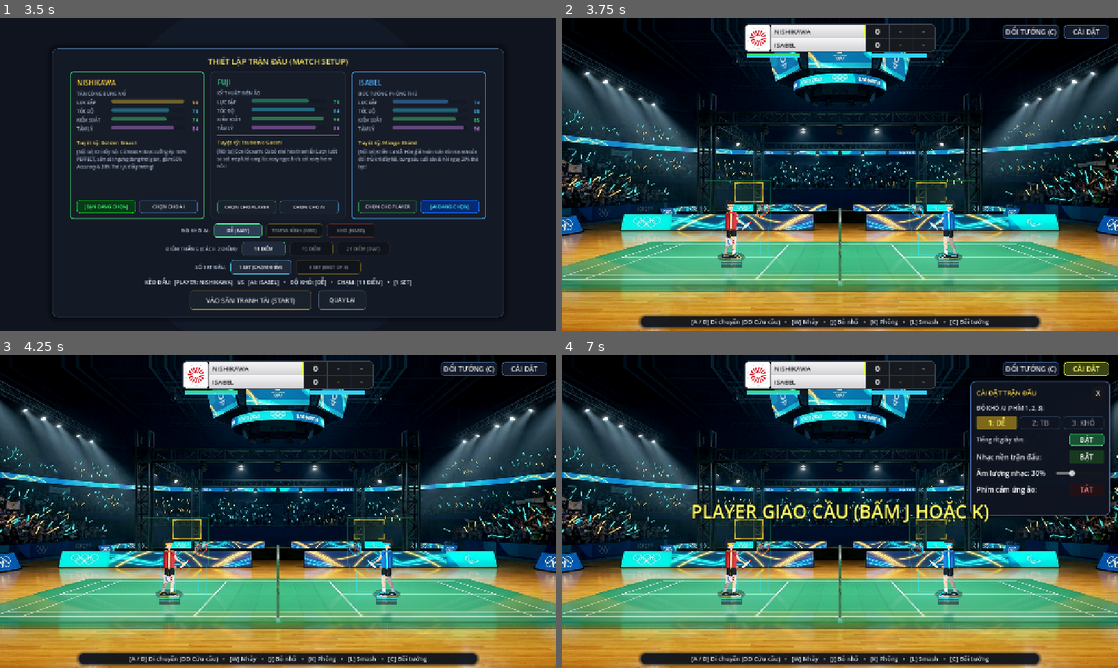
Above: before the commit, frames 1-4 (two rows, left to right).
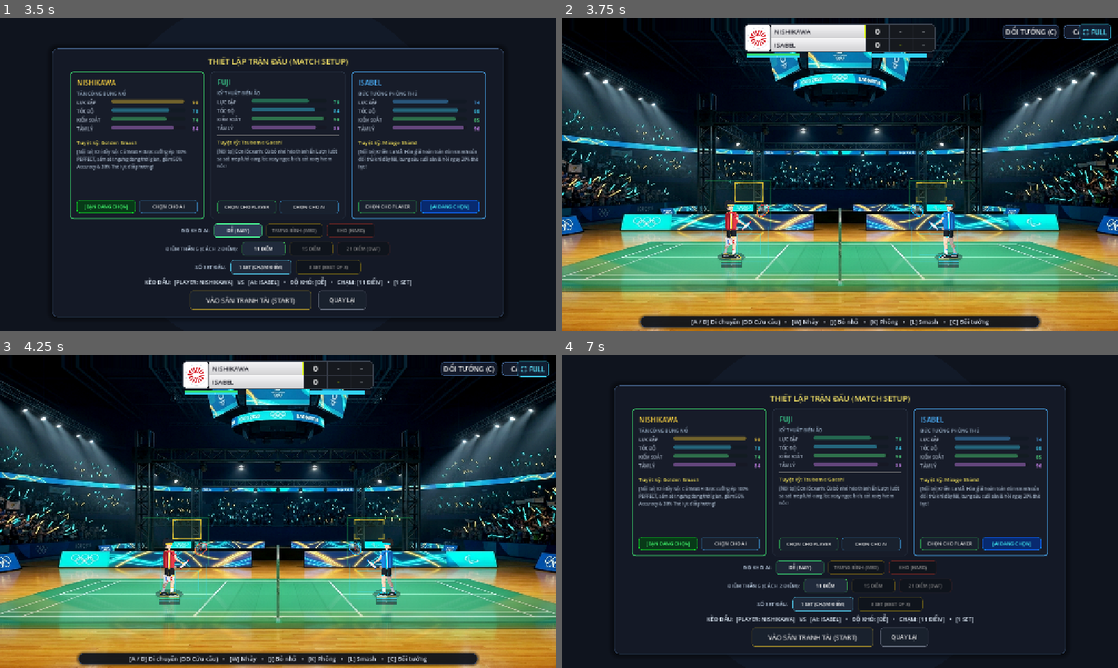
Above: after the commit, the same moments.

Repository: Lurz0205/kaiser-shuttle
Game: Godot game, scene res://scenes/Main.tscn
Same seed, same stepped clock (60 frames per second), same inputs: the game is played once before the commit and once after it.
Inputs (mouse positions are in pixels of both pictures, inside the frame that each line leads up to):
- Up to frame 1 (3.5 s): click (533, 30) at 0.5 s, where only the run after the commit has a clickable "⛶ FULL"; click "BẮT ĐẦU TRANH TÀI (VS AI)" at 1.25 s; click "DỄ (EASY)" at 2 s; click "DỄ (EASY)" at 2.75 s
- Up to frame 2 (3.75 s): click "VÀO SÂN TRANH TÀI (START)" at 3.5 s
- Up to frame 3 (4.25 s): no input
- Up to frame 4 (7 s): click "ĐỔI TƯỚNG (C)" at 4.25 s; click "VÀO SÂN TRANH TÀI (START)" at 5 s; click "CÀI ĐẶT" at 5.75 s; click "1: DỄ" (after the commit: "ĐỔI TƯỚNG (C)") at 6.5 s

Frame 1 is identical in both runs. In frame 2, 0.2% of the frame differs, in the area x 31-99%, y 1-76%; in frame 3, 0.2%; in frame 4, 65%, in the area x 0-100%, y 0-100%.

Commit message:
Balance characters, add low-smash speed bonus, limit Nishikawa damage to Boom Smash, reduce Isabel reflect to 10%, and enable Mobile PWA Install & Fullscreen

Diff:
--- a/scripts/core/character_stats.gd
+++ b/scripts/core/character_stats.gd
@@ -348,10 +348,10 @@
 	s.character_name = "Nishikawa (Tia chớp vàng)"
 	s.special_skill_id = "golden_smash"
 	s.special_skill_name = "Golden Smash"
-	s.power = 98.0
+	s.power = 96.0
 	s.agility = 78.0
-	s.control = 74.0
-	s.composure = 84.0
+	s.control = 75.0
+	s.composure = 82.0
 	return s
 
 static func create_fuji() -> Resource:
@@ -360,10 +360,10 @@
 	s.character_name = "Fuji (Cơn lốc xanh)"
 	s.special_skill_id = "tsubame_gaeshi"
 	s.special_skill_name = "Tsubame Gaeshi"
-	s.power = 76.0
-	s.agility = 84.0
+	s.power = 78.0
+	s.agility = 86.0
 	s.control = 96.0
-	s.composure = 86.0
+	s.composure = 85.0
 	return s
 
 static func create_wall() -> Resource:
@@ -372,9 +372,9 @@
 	s.character_name = "Isabel (Nữ hoàng của đấu trường La Mã)"
 	s.special_skill_id = "mirage_counter"
 	s.special_skill_name = "Mirage Shield"
-	s.power = 74.0
+	s.power = 75.0
 	s.agility = 88.0
-	s.control = 85.0
+	s.control = 84.0
 	s.composure = 96.0
 	return s
 
--- a/scripts/main.gd
+++ b/scripts/main.gd
@@ -142,6 +142,7 @@
 var virtual_touch_pad: Control = null
 var touch_controls_enabled: bool = false
 var btn_touch_toggle: Button = null
+var btn_fullscreen: Button = null
 
 # Audio (Smash, Phong, Rít giày, Sấm sét, Isabel Block & Slowmo, Dây vợt net, Gió Fuji, Chém cầu sau sân, Trọng tài)
 @onready var sfx_smash: AudioStreamPlayer = $Audio/SFXSmash
@@ -339,9 +340,46 @@
 			touch_row.add_child(btn_touch_toggle)
 			vbox.add_child(touch_row)
 
+			var fs_row = HBoxContainer.new()
+			var lbl_fs = Label.new()
+			lbl_fs.text = "Toàn màn hình:"
+			lbl_fs.size_flags_horizontal = Control.SIZE_EXPAND_FILL
+			fs_row.add_child(lbl_fs)
+
+			var btn_fs_toggle = Button.new()
+			btn_fs_toggle.custom_minimum_size = Vector2(80, 28)
+			btn_fs_toggle.text = "BẬT/TẮT"
+			btn_fs_toggle.pressed.connect(_toggle_fullscreen)
+			fs_row.add_child(btn_fs_toggle)
+			vbox.add_child(fs_row)
+
 	# Tự động nhận diện thiết bị: Mặc định TẮT trên Desktop/PC, chỉ BẬT trên Mobile/Touchscreen
 	var is_mobile = OS.has_feature("mobile") or OS.has_feature("web_android") or OS.has_feature("web_ios")
 	touch_controls_enabled = is_mobile
+
+	# Nút Toàn Màn Hình (Fullscreen) ở góc trên bên phải màn hình
+	btn_fullscreen = Button.new()
+	btn_fullscreen.name = "BtnFullscreen"
+	btn_fullscreen.text = "⛶ FULL"
+	btn_fullscreen.custom_minimum_size = Vector2(74, 30)
+	btn_fullscreen.position = Vector2(1190.0, 14.0)
+	btn_fullscreen.tooltip_text = "Bật / Tắt Toàn màn hình (Fullscreen)"
+
+	var fs_sb = StyleBoxFlat.new()
+	fs_sb.bg_color = Color(0.06, 0.12, 0.20, 0.88)
+	fs_sb.border_width_left = 1
+	fs_sb.border_width_top = 1
+	fs_sb.border_width_right = 1
+	fs_sb.border_width_bottom = 1
+	fs_sb.border_color = Color(0.25, 0.85, 1.0, 0.65)
+	fs_sb.corner_radius_top_left = 6
+	fs_sb.corner_radius_top_right = 6
+	fs_sb.corner_radius_bottom_right = 6
+	fs_sb.corner_radius_bottom_left = 6
+	btn_fullscreen.add_theme_stylebox_override("normal", fs_sb)
+	btn_fullscreen.add_theme_color_override("font_color", Color(0.35, 0.90, 1.0))
+	btn_fullscreen.pressed.connect(_toggle_fullscreen)
+	$HUD.add_child(btn_fullscreen)
 
 	_update_settings_ui()
 	_setup_hud_stamina_bars()
@@ -473,6 +511,17 @@
 		return
 	settings_panel.visible = not settings_panel.visible
 	_update_settings_ui()
+
+
+func _toggle_fullscreen() -> void:
+	if OS.has_feature("web"):
+		JavaScriptBridge.eval("if (window.kaiserToggleFullscreen) window.kaiserToggleFullscreen();")
+	else:
+		var mode = DisplayServer.window_get_mode()
+		if mode == DisplayServer.WINDOW_MODE_FULLSCREEN:
+			DisplayServer.window_set_mode(DisplayServer.WINDOW_MODE_WINDOWED)
+		else:
+			DisplayServer.window_set_mode(DisplayServer.WINDOW_MODE_FULLSCREEN)
 
 
 func _toggle_character_select() -> void:
@@ -1351,7 +1400,9 @@
 	# 1. NISHIKAWA GOLDEN SMASH (boom_smash): Ngưng đọng 1s, sấm sét nổ vang, đảo màu trắng đen!
 	if shot_type == "boom_smash" and is_perfect:
 		var base_spd = 192.0
-		current_shot_max_speed = (base_spd + (quality * 8.0) + randf_range(-4.0, 4.0)) * tension_mult * torque_mult
+		var floor_prox = clamp((contact_pos.y - 360.0) / 220.0, 0.0, 1.0)
+		var low_smash_boost = 1.0 + floor_prox * 0.10 # Cầu càng gần sân thì đập càng nhanh hơn tí
+		current_shot_max_speed = (base_spd + (quality * 8.0) + randf_range(-4.0, 4.0)) * tension_mult * torque_mult * low_smash_boost
 		_trigger_perfect_impact_effect(contact_pos, hitter)
 		return
 
@@ -1390,7 +1441,9 @@
 		sfx_smash.play()
 		var is_kill = (shot_type == "kill_smash")
 		var base_spd = 180.0 if is_kill else 142.0
-		current_shot_max_speed = (base_spd + (quality * 7.0) + randf_range(-4.2, 4.2)) * tension_mult * torque_mult
+		var floor_prox = clamp((contact_pos.y - 360.0) / 220.0, 0.0, 1.0)
+		var low_smash_boost = 1.0 + floor_prox * 0.10 # Cầu càng gần sân thì đập càng nhanh hơn tí
+		current_shot_max_speed = (base_spd + (quality * 7.0) + randf_range(-4.2, 4.2)) * tension_mult * torque_mult * low_smash_boost
 
 		# Screen shake & impact flash theo lực đập thông thường:
 		shake_amount = 22.0 if is_kill else 14.0
--- a/scripts/player.gd
+++ b/scripts/player.gd
@@ -1738,32 +1738,33 @@
 	if is_incoming_smash:
 		var is_kill = shuttlecock and (shuttlecock.is_kill_smash or shuttlecock.current_shot_type == "kill_smash")
 		var is_nishikawa_attacker = opponent_player and opponent_player.stats and (opponent_player.stats.character_id == "nishikawa" or opponent_player.stats.special_skill_id == "golden_smash")
+		var is_golden_boom_smash = is_nishikawa_attacker and shuttlecock and (shuttlecock.is_boom_smash or shuttlecock.current_shot_type == "boom_smash")
 
 		# TIÊU HAO THỂ LỰC PHÒNG THỦ KHI CHỐNG ĐỠ CÚ SMASH:
 		# Khi Isabel kích hoạt Mirage Counter: Khiên ảo ảnh triệt tiêu lực ép, không tốn thể lực phòng thủ
 		if stats and shot_type != "mirage_counter" and not is_wall_auto_counter:
 			stats.on_smash_defended(quality, is_perfect, balance)
 
-		if is_nishikawa_attacker:
-			# ĐÒN SMASH CỦA NISHIKAWA: SÁT THƯƠNG 30% TỔNG THỂ LỰC (30.0) VÀ TRỪ 50% ACCURACY ĐANG CÓ!
-			# ÁP DỤNG TRỰC TIẾP LÊN NGƯỜI ĐỠ (KỂ CẢ KHI ISABEL KÍCH HOẠT SKILL MIRAGE COUNTER):
+		if is_golden_boom_smash:
+			# CÚ SMASH SẤM SÉT (GOLDEN BOOM SMASH): SÁT THƯƠNG 25% TỔNG THỂ LỰC (25.0) VÀ TRỪ 40% ACCURACY ĐANG CÓ!
+			# (CHỈ ÁP DỤNG CHO SMASH SẤM SÉT, KHÔNG ÁP DỤNG CHO SMASH THƯỜNG)
 			if stats:
-				stats.consume_stamina_action(30.0) # 30% tổng thể lực
-				stats.accuracy = max(0.0, stats.accuracy * 0.50) # Trừ 50% accuracy đang có
+				stats.consume_stamina_action(25.0) # 25% tổng thể lực
+				stats.accuracy = max(0.0, stats.accuracy * 0.60) # Trừ 40% accuracy đang có
 			balance = max(10.0, balance - 35.0)
 
 			if shot_type == "mirage_counter" or is_wall_auto_counter:
 				# Isabel kích hoạt Mirage Counter hóa giải đòn Smash của Nishikawa:
-				# Phản chấn lại kẻ tấn công Nishikawa 20% tổng thể lực, KHÔNG trừ accuracy (được cộng +10):
+				# Phản chấn lại kẻ tấn công Nishikawa 10% tổng thể lực, KHÔNG trừ accuracy (được cộng +10):
 				if opponent_player and opponent_player.stats:
-					opponent_player.stats.consume_stamina_action(20.0) # 20% tổng thể lực
+					opponent_player.stats.consume_stamina_action(10.0) # 10% tổng thể lực
 					opponent_player.stats.accuracy = min(100.0, opponent_player.stats.accuracy + 10.0)
 					opponent_player.balance = max(25.0, opponent_player.balance - 30.0)
 		elif is_wall_auto_counter or shot_type == "mirage_counter":
 			# Đánh vào Isabel có skill (Mirage Counter):
-			# Kẻ tấn công bị phản chấn: chỉ trừ 20% tổng thể lực (20.0), KHÔNG trừ accuracy (thậm chí được cộng +10)
+			# Kẻ tấn công bị phản chấn: chỉ trừ 10% tổng thể lực (10.0), KHÔNG trừ accuracy (thậm chí được cộng +10)
 			if opponent_player and opponent_player.stats:
-				opponent_player.stats.consume_stamina_action(20.0) # 20% tổng thể lực
+				opponent_player.stats.consume_stamina_action(10.0) # 10% tổng thể lực
 				opponent_player.stats.accuracy = min(100.0, opponent_player.stats.accuracy + 10.0) # Không trừ accuracy mà được cộng
 				opponent_player.balance = max(25.0, opponent_player.balance - 30.0)
 		elif is_kill:
@@ -1948,8 +1949,8 @@
 		if stats:
 			# Hồi phục 20% thể lực từ khiên Mirage Counter:
 			stats.stamina = min(stats.max_stamina_cap, stats.stamina + 20.0)
-			# Nếu đang chống đỡ cú Smash của Nishikawa: accuracy đã bị trừ 50% theo sát thương kỹ năng Nishikawa, KHÔNG cộng thêm:
-			var is_nishi_smash = is_incoming_smash and opponent_player and opponent_player.stats and (opponent_player.stats.character_id == "nishikawa" or opponent_player.stats.special_skill_id == "golden_smash")
+			# Chỉ khi chống đỡ cú Smash Sấm Sét (Boom Smash) của Nishikawa thì accuracy mới bị khóa giảm, còn smash thường vẫn hồi phục accuracy:
+			var is_nishi_smash = is_incoming_smash and shuttlecock and (shuttlecock.is_boom_smash or shuttlecock.current_shot_type == "boom_smash") and opponent_player and opponent_player.stats and (opponent_player.stats.character_id == "nishikawa" or opponent_player.stats.special_skill_id == "golden_smash")
 			if not is_nishi_smash:
 				stats.accuracy = min(100.0, stats.accuracy + 15.0)
 			stats.consume_flow()
@@ -2059,6 +2060,13 @@
 		if is_chance_ball_smash:
 			rec_penalty = 0.0 # Không bị trễ hồi chiêu khi dứt điểm cầu non
 		swing_cooldown = SWING_COOLDOWN_MAX + rec_penalty
+
+		# Cầu càng gần sân thì đập tốn thêm một chút thăng bằng hoặc accuracy (nhưng không đáng kể):
+		var floor_prox = clamp((from_2d.y - 360.0) / 220.0, 0.0, 1.0)
+		if floor_prox > 0.0:
+			balance = max(10.0, balance - 5.0 * floor_prox)
+			if stats:
+				stats.accuracy = max(5.0, stats.accuracy - 3.5 * floor_prox)
 	else:
 		if stats:
 			stats.on_reset_shot()
Binary file added: assets/icons/icon_192.png
Binary file added: assets/icons/icon_512.png
Binary file added: assets/icons/icon_maskable.png
Not shown, changed: export_presets.cfg
Not shown, added: manifest.json
